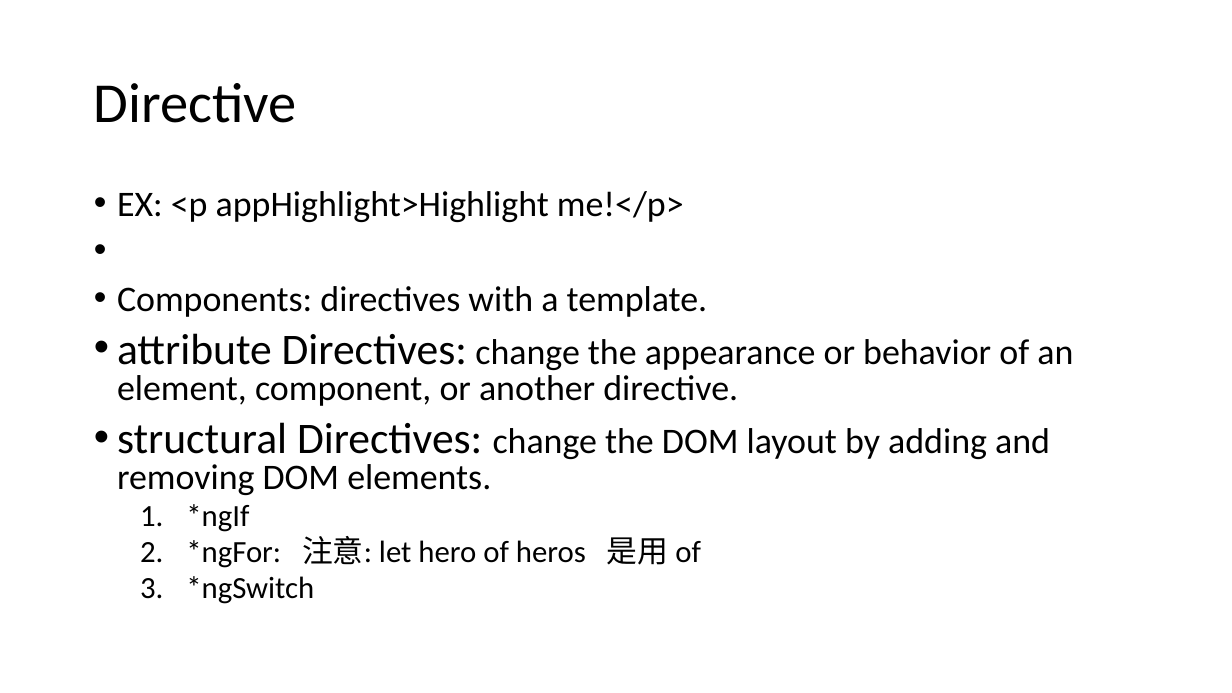
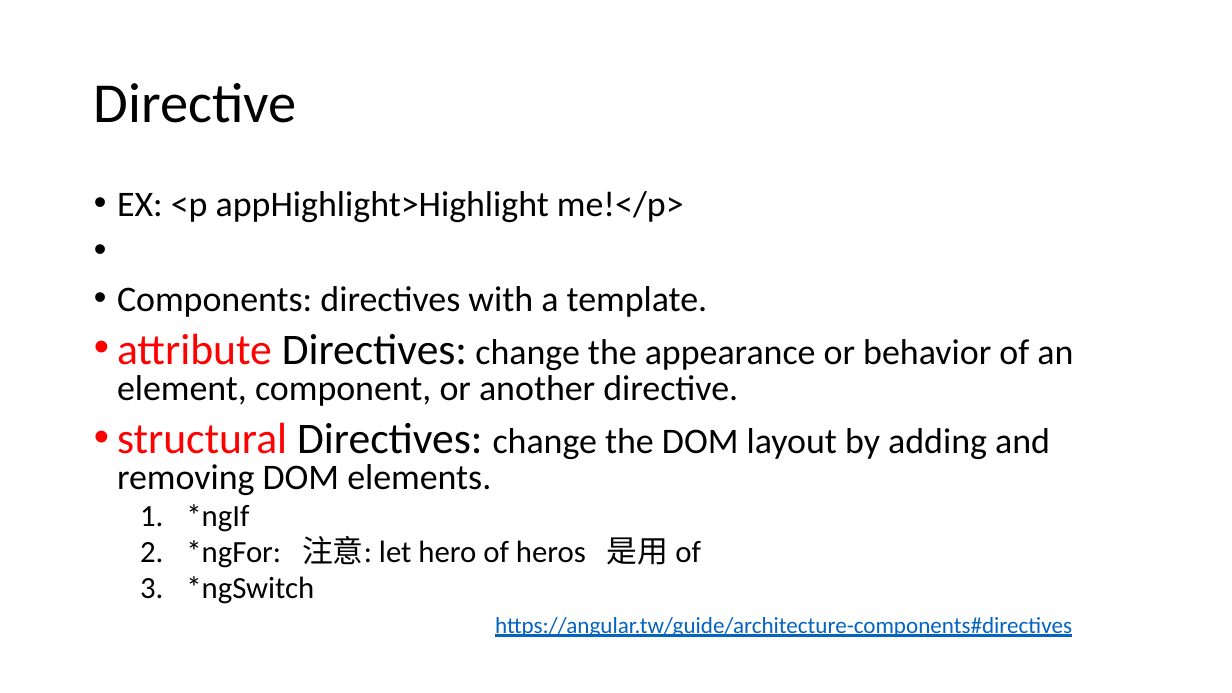
Before and after one commit to RichardHwang886/lession4, a slide deck: slide 29 of angular開發教學.pptx (slide 27 before the commit). Drawn at 1232x693 pixels with LibreOffice and Linux fonts; fonts in the diff are those of the drawing. Boxes give left, top, right and bottom in pixels: in the first picture for what was removed or moved away, otherwise in the second. Text is boxed around its words. In the diff, an @@ line names an element or a change of style, - is before the commit and + after.

```diff
--- a/angular開發教學.pptx
+++ b/angular開發教學.pptx
@@ text at (x1=117, y1=333, x2=1073, y2=495): text colour #000000 to #FF0000 in "attribute", "structural" @@
@@ text added at (x1=495, y1=617, x2=1072, y2=637), 18 pt, text #0563C1, underline @@
+https://angular.tw/guide/architecture-components#directives
```
Also in this commit, not shown: 6 other slides changed, 2 slides added, 42 other files.
